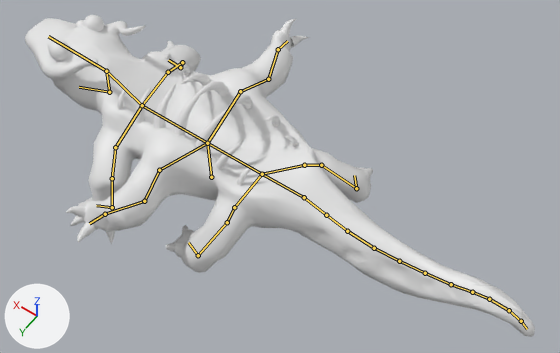
The Blender file UnrealProject/Source/Monsters/Blend_lizardMonster_Walk.blend, before and after one commit.
The view is the same before and after, from a 50 mm camera at (-4.46, 4.67, 8.18) aimed at (-1.06, -0.09, 0.7). The lights are fixed; the arrows at lower left show +X, +Y and +Z. Both versions are drawn at frame 30 of the action 'LizardArmatureAction.001'; the numbers are the values there. The bones that bend it are drawn over the model as lines.

The first picture shows 'OBJ_Lizard'.
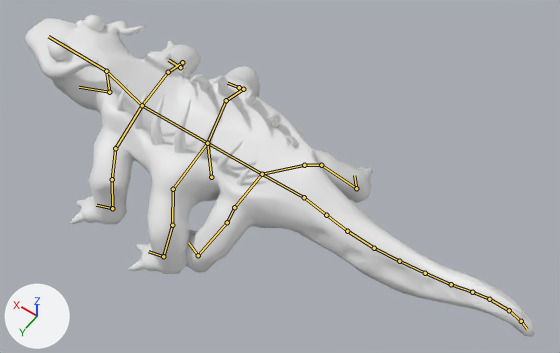
Where the change shows, as pixel boxes [x1, y1, x2, y2] in the pictures (560 x 353 px):
'OBJ_Lizard', posed: [25, 15, 535, 337] in both
bone 'Arm_Middle_Joint_L', root to tip: before (207, 143) to (159, 170); after (207, 143) to (173, 189)
bone 'Arm_Middle_1_L', root to tip: before (159, 170) to (144, 201); after (173, 189) to (172, 225)
bone 'Arm_Middle_2_L', root to tip: before (144, 201) to (105, 214); after (172, 225) to (163, 256)
bone 'Arm_Middle_Foor_L', root to tip: before (105, 214) to (89, 223); after (163, 256) to (148, 251)
bone 'Arm_Front_Foot_L', root to tip: before (112, 207) to (96, 205); after (112, 208) to (96, 205)
bone 'Arm_Middle_Joint_R', root to tip: before (207, 143) to (240, 91); after (207, 143) to (226, 100)
bone 'Arm_Middle_1_R', root to tip: before (240, 91) to (268, 79); after (226, 100) to (243, 89)
bone 'Arm_Middle_2_R', root to tip: before (268, 79) to (278, 49); after (243, 89) to (239, 87)
bone 'Arm_Middle_Foor_R', root to tip: before (278, 49) to (287, 41); after (239, 87) to (227, 83)

The edits, one by one:
Bone 'Arm_Middle_Joint_L' (bone_arm_middle_joint_l) turns from (15, 1, 0) to (0, 3, 14) degrees about its own x, y and z.
Bone 'Arm_Middle_1_L' (bone_arm_middle_1_l) turns from (0, 0, 0) to (4, 3, 4) degrees about its own x, y and z.
Bone 'Arm_Middle_2_L' (bone_arm_middle_2_l) turns from (-6, 21, -63) to (2, 0, 2) degrees about its own x, y and z.
Bone 'Arm_Middle_Foor_L' (bone_arm_middle_foor_l) turns from (-88, 16, -43) to (9, -7, -5) degrees about its own x, y and z.
Bone 'Arm_Front_Foot_L' (bone_arm_front_foot_l) turns from (2, 0, -1) to (11, -3, -1) degrees about its own x, y and z.
Bone 'Arm_Middle_Joint_R' (bone_arm_middle_joint_r) turns from (15, -1, 0) to (-5, 6, 16) degrees about its own x, y and z.
Bone 'Arm_Middle_1_R' (bone_arm_middle_1_r) turns from (0, 0, 0) to (8, 6, 0) degrees about its own x, y and z.
Bone 'Arm_Middle_2_R' (bone_arm_middle_2_r) turns from (21, -12, -60) to (-3, 5, -14) degrees about its own x, y and z.
Bone 'Arm_Middle_Foor_R' (bone_arm_middle_foor_r) turns from (-100, -14, 20) to (-22, 4, -5) degrees about its own x, y and z.
